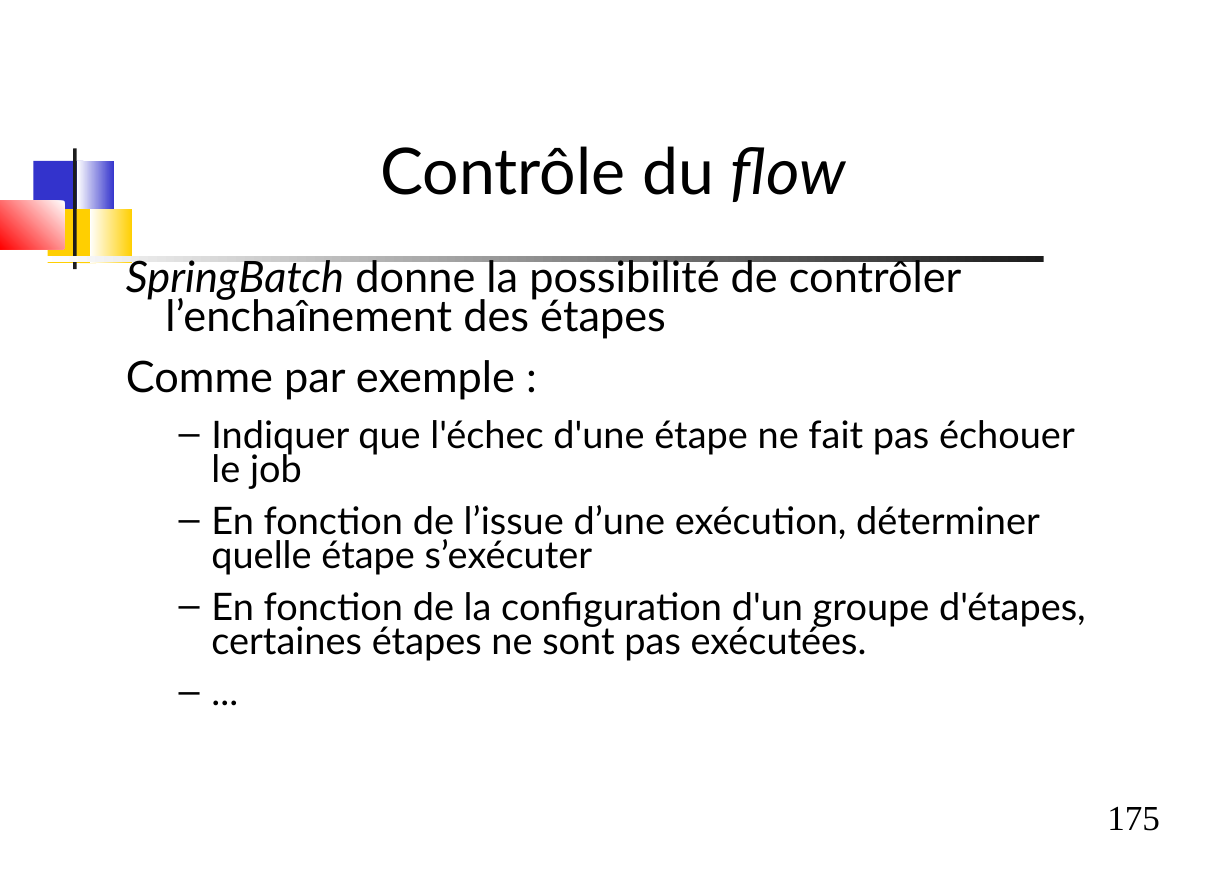
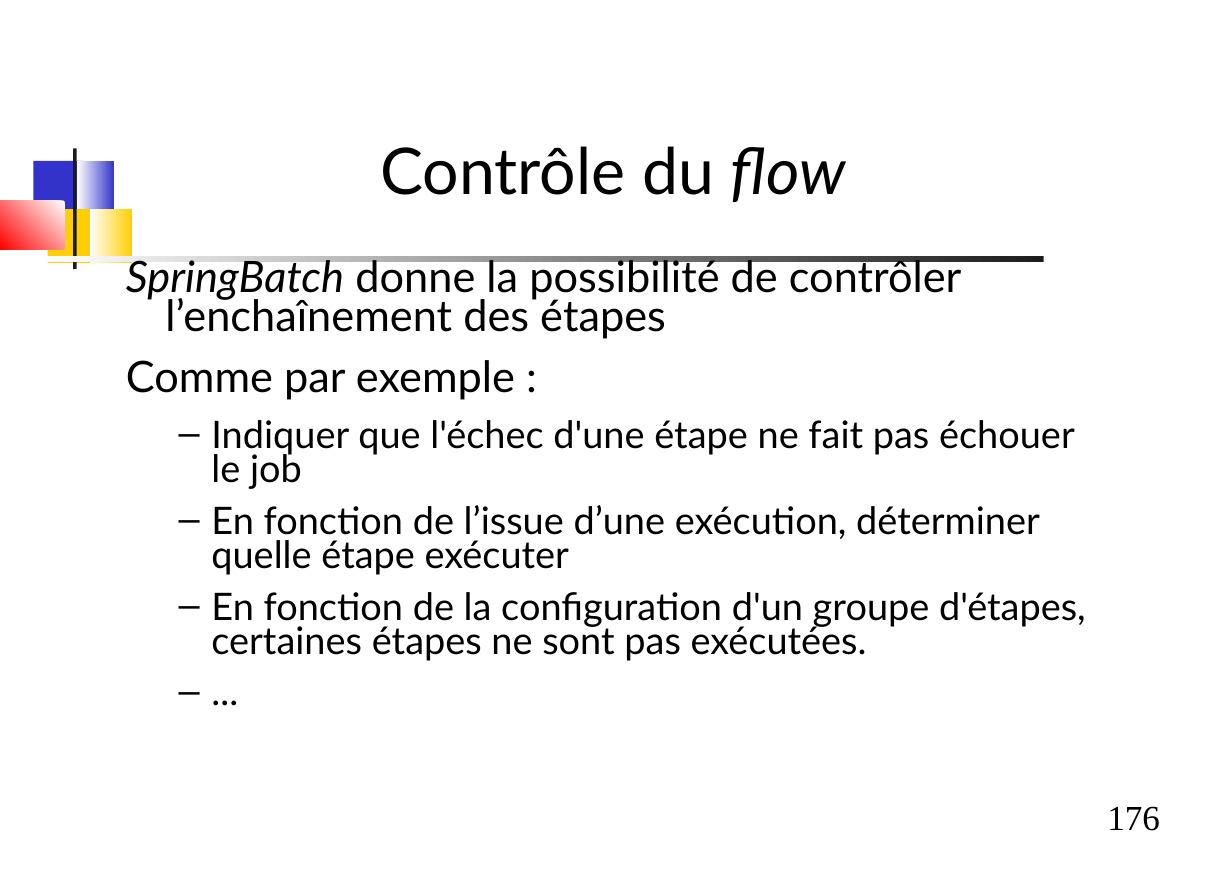
Before and after one commit to dthibau/springbatch, a slide deck: slide 176 of SpringBatch.odp (slide 175 before the commit). Drawn at 1232x871 pixels with LibreOffice and Linux fonts; fonts in the diff are those of the drawing. Boxes give left, top, right and bottom in pixels: in the first picture for what was removed or moved away, otherwise in the second. Text is boxed around its words. In the diff, an @@ line names an element or a change of style, - is before the commit and + after.

```diff
--- a/SpringBatch.odp
+++ b/SpringBatch.odp
@@ text at <box>211,505,1040,575</box>: text changed @@
-  – En fonction de l’issue d’une exécution, déterminer quelle étape s’exécuter
+  – En fonction de l’issue d’une exécution, déterminer quelle étape exécuter
@@ page number at <box>1107,806,1160,831</box>: text changed @@
-175
+176
```
Also in this commit, not shown: 21 other slides changed, 2 slides added, 4 slides removed, 9 other files.
